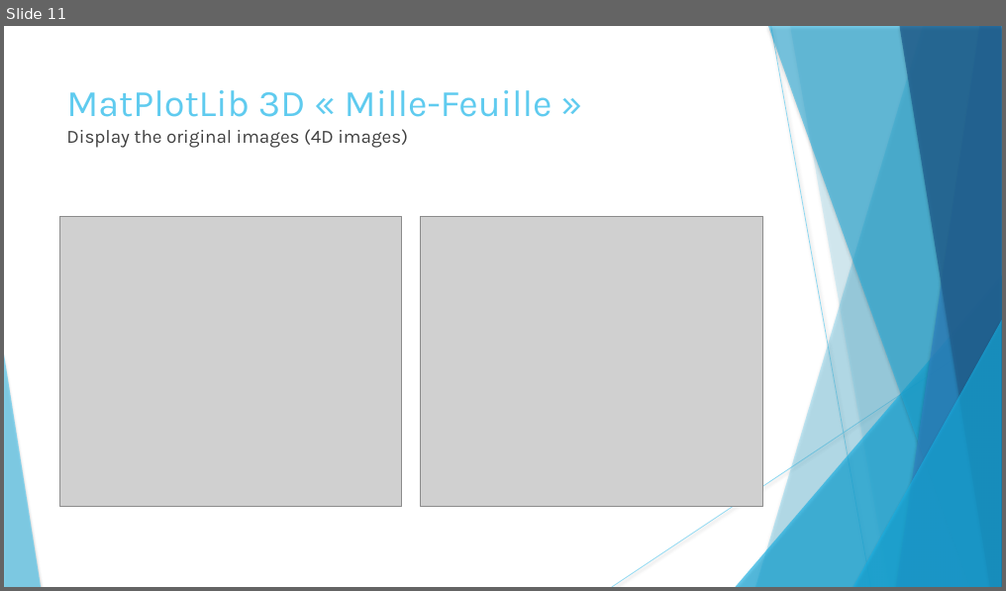
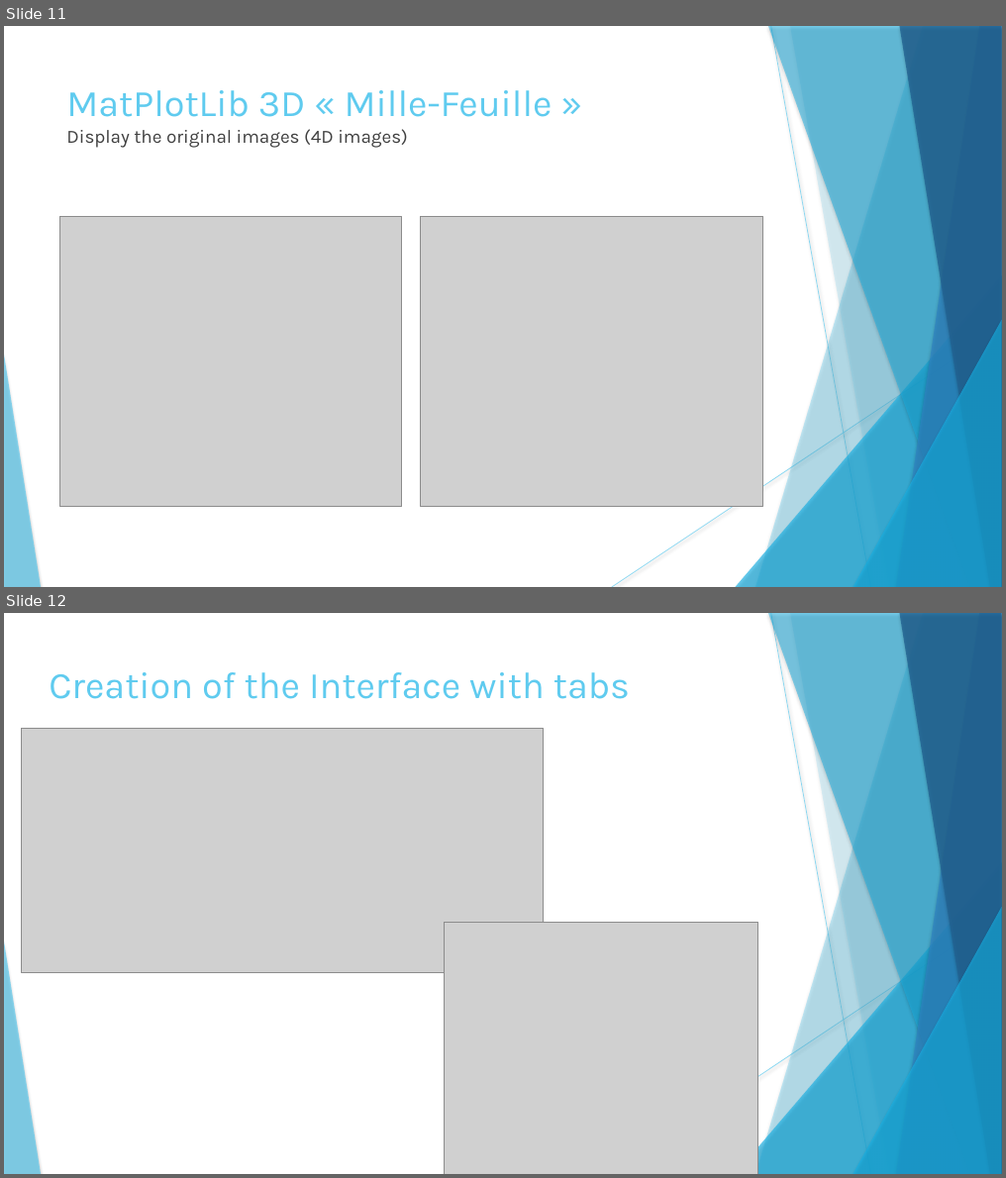
Before and after one commit to technolapin/sable, a slide deck: anglais/Présentation.pptx. Shown one above the other, each under a label of ours: slide 11 before the commit, slides 11 and 12 after it. The pictures are 1006x591 and 1006x1178 pixels, drawn with LibreOffice and Linux fonts; fonts in the diff are those of the drawing; grey boxes stand for pictures. Boxes give left, top, right and bottom in pixels: in the first picture for what was removed or moved away, otherwise in the second. Text is boxed around its words. In the diff, an @@ line names an element or a change of style, - is before the commit and + after.

```diff
--- a/anglais/Présentation.pptx
+++ b/anglais/Présentation.pptx
@@ slide 12 added at box(4, 613, 1002, 1174), background #FFFFFF; not listed: 10 template elements that a slide beside it also shows @@
@@ text added at box(49, 672, 630, 699), 36 pt, text #5FCBEF @@
+Creation of the Interface with tabs
@@ picture added at box(22, 728, 544, 973) @@
@@ picture added at box(445, 922, 758, 1174) @@
```
Also in this commit, not shown: 3 slides changed, 1 other slide added.
